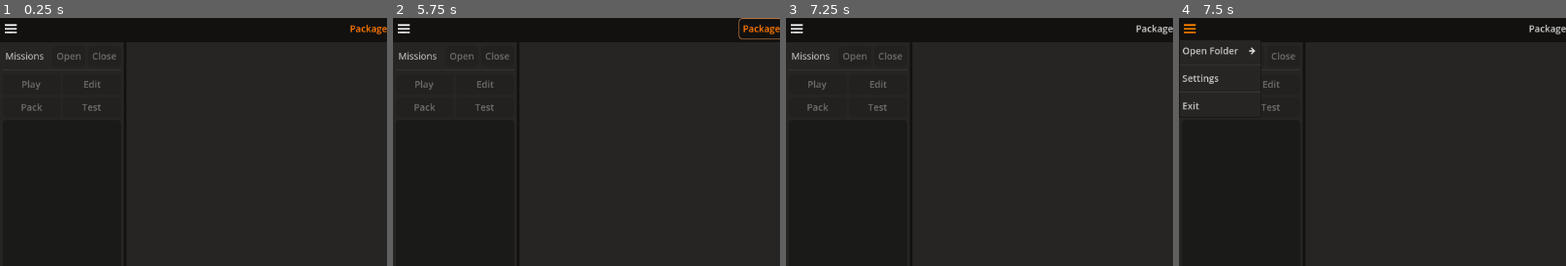
Above: before the commit, frames 1-4 (left to right).
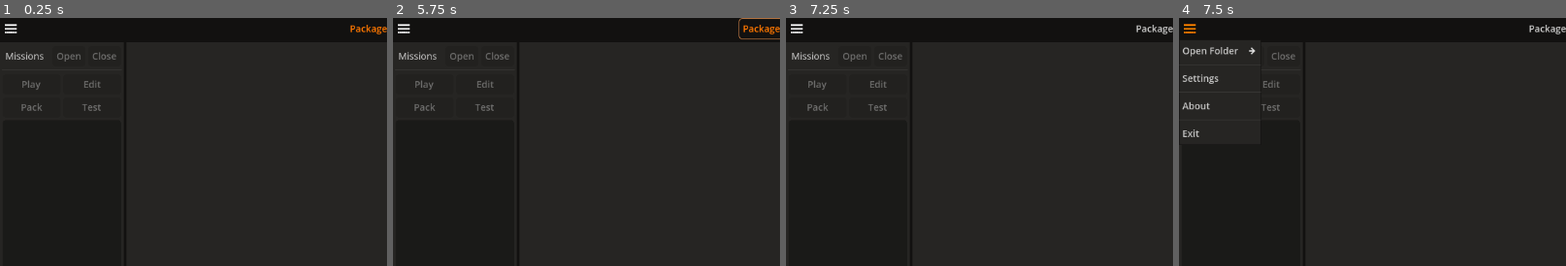
Above: after the commit, the same moments.

Repository: Skaruts/tdm_packer_2
Game: Godot game, scene res://scenes/main.tscn
Two runs of this game, one before a commit and one after it. Both use one fixed random seed, a clock stepped at 60 frames per second and the inputs below.
Inputs (mouse positions are % of the whole screen's width and height, from its top left):
- Up to frame 1 (0.25 s): no input
- Up to frame 2 (5.75 s): click "Package" at 0.5 s; click "Files" at 1.25 s; click "Console" at 2 s; click "Package" at 2.75 s; click "Files" at 3.5 s; click "Console" at 4.25 s; click "Package" at 5 s
- Up to frame 3 (7.25 s): click "Files" at 5.75 s; click "Console" at 6.5 s
- Up to frame 4 (7.5 s): click (1, 2) at 7.25 s
The pictures show only the part of the screen within x 0-50%, y 0-50%; the shares and areas given below are measured in that part.

Frames 1-3 are identical in both runs. In frame 4, 0.2% of the frame differs, in the area x 0-9%, y 33-49%.

Commit message:
add a quick&dirty 'About' dialog

Diff:
--- a/scenes/gui/gui_menu_bar.gd
+++ b/scenes/gui/gui_menu_bar.gd
@@ -7,6 +7,7 @@
 	MENU_OPEN_MISSION_FOLDER,
 	MENU_OPEN_MISSION_TEST_FOLDER,
 	MENU_DEBUG_GET_WINDOW_SIZE,
+	MENU_ABOUT,
 	MENU_EXIT,
 }
 
@@ -48,6 +49,8 @@
 	main_menu.add_separator()
 	main_menu.add_item("Settings", MENU_SETTINGS)
 	main_menu.add_separator()
+	main_menu.add_item("About", MENU_ABOUT)
+	main_menu.add_separator()
 	main_menu.add_item("Exit", MENU_EXIT)
 
 	main_menu.id_pressed.connect(_on_menu_id_pressed)
@@ -74,7 +77,8 @@
 		MENU_OPEN_PACKER_FOLDER:       launcher.open_fm_packer_folder()
 		MENU_OPEN_MISSION_FOLDER:      launcher.open_mission_folder()
 		MENU_OPEN_MISSION_TEST_FOLDER: launcher.open_mission_test_folder()
-		MENU_SETTINGS:                 open_settings()
+		MENU_SETTINGS:                 open_dialog("settings")
+		MENU_ABOUT:                    open_dialog("about")
 		MENU_EXIT:                     get_tree().quit()
 		MENU_DEBUG_GET_WINDOW_SIZE:
 			var w := get_window()
@@ -86,9 +90,16 @@
 				w.move_to_center()
 
 
-func open_settings() -> void:
-	popups.settings_dialog.temp_data = data.config.duplicate()
-	popups.show_popup(popups.settings_dialog)
+func open_dialog(dialog_name: String) -> void:
+	match dialog_name:
+		"settings":
+			popups.settings_dialog.temp_data = data.config.duplicate()
+			popups.show_popup(popups.settings_dialog)
+		"about":
+			popups.show_message(
+				"About",
+				"TDM PAcker 2\nVersion %s\n\nBy Skaruts" % data.VERSION,
+			)
 
 
 func _on_main_tab_button_pressed(idx: int) -> void:
